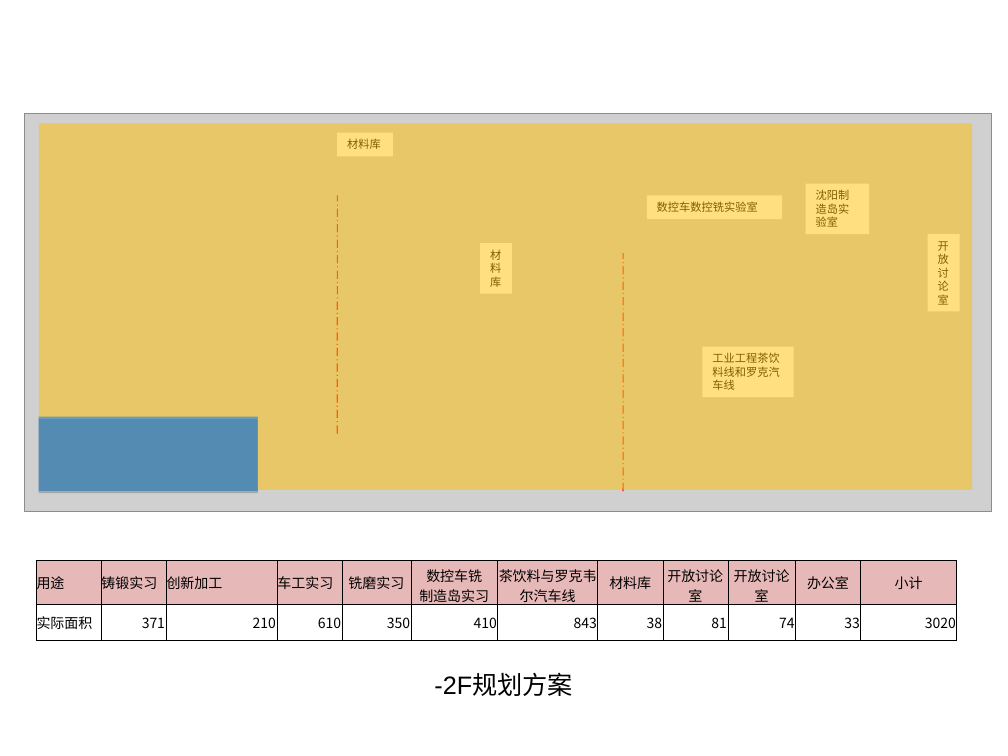
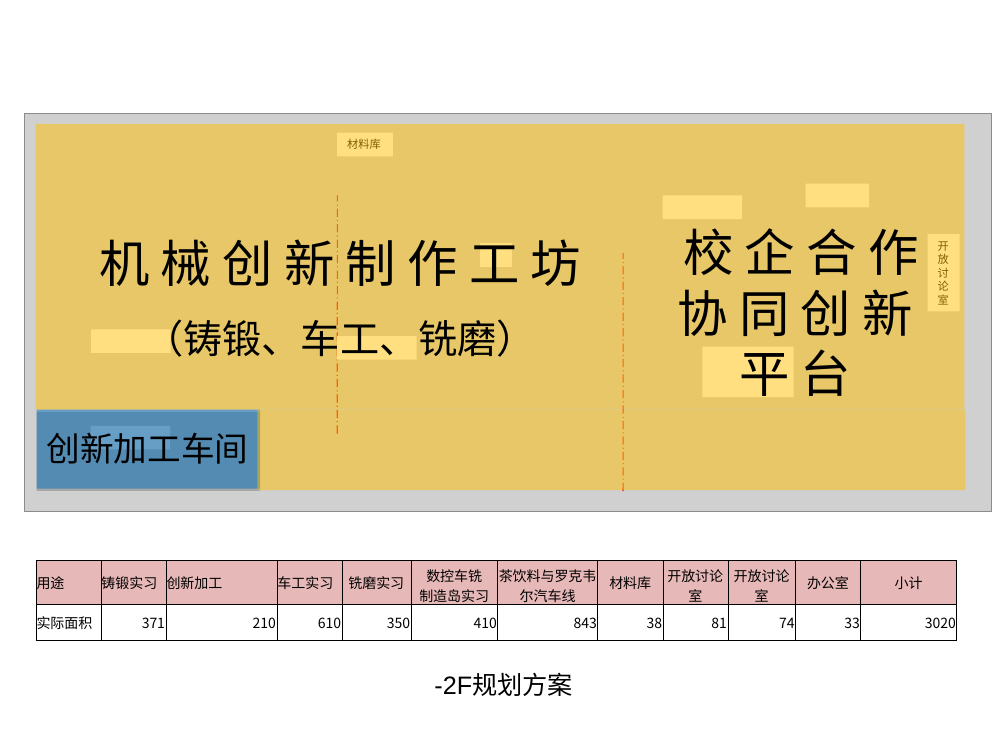
Before and after one commit to woodyme/i.center_my_workzone, a slide deck: slide 13 of 训练中心创客交叉融合空间建设/doc/训练中心搬迁规划草案.ppt (slide 11 before the commit). Drawn at 1008x756 pixels with LibreOffice and Linux fonts; fonts in the diff are those of the drawing; grey boxes stand for pictures. Boxes give left, top, right and bottom in pixels: in the first picture for what was removed or moved away, otherwise in the second. Text is boxed around its words. In the diff, an @@ line names an element or a change of style, - is before the commit and + after.

```diff
--- a/训练中心创客交叉融合空间建设/doc/训练中心搬迁规划草案.ppt
+++ b/训练中心创客交叉融合空间建设/doc/训练中心搬迁规划草案.ppt
@@ rectangle: place and size @@
-rectangle at (39, 123, 973, 417)
+rectangle at (35, 124, 964, 410)
@@ rectangle removed at (647, 196, 782, 220) @@
-数控车数控铣实验室
@@ rectangle added at (662, 196, 742, 219), fill #FFFFFF @@
@@ rectangle removed at (805, 183, 869, 234) @@
-沈阳制造岛实验室
@@ rectangle added at (805, 183, 869, 208), fill #FFFFFF @@
@@ text added at (99, 239, 581, 286), 36 pt, text #000000 @@
+机 械 创 新 制 作 工 坊
@@ text added at (677, 228, 918, 396), 36 pt, text #000000 @@
+校 企 合 作 协 同 创 新 平 台
@@ rectangle removed at (480, 243, 511, 293) @@
-材料库
@@ rectangle added at (480, 243, 511, 267), fill #FFFFFF @@
@@ text added at (144, 313, 535, 364), 28 pt, text #000000 @@
+（铸锻、车工、铣磨）
@@ rectangle added at (91, 330, 170, 353), fill #FFFFFF @@
@@ rectangle added at (338, 337, 417, 360), fill #FFFFFF @@
@@ text in rectangle at (712, 353, 779, 390): text removed @@
-工业工程茶饮料线和罗克汽车线
@@ rectangle: place and size @@
-rectangle at (38, 416, 257, 491)
+rectangle at (36, 409, 260, 488)
@@ rectangle: place and size @@
-rectangle at (258, 417, 973, 490)
+rectangle at (257, 410, 965, 491)
@@ text added at (47, 432, 249, 464), 24 pt, text #000000 @@
+创新加工车间
@@ rectangle added at (91, 425, 170, 449), fill #FFFFFF @@
```
Also in this commit, not shown: 8 other slides changed, 5 slides added, 1 slide removed.
